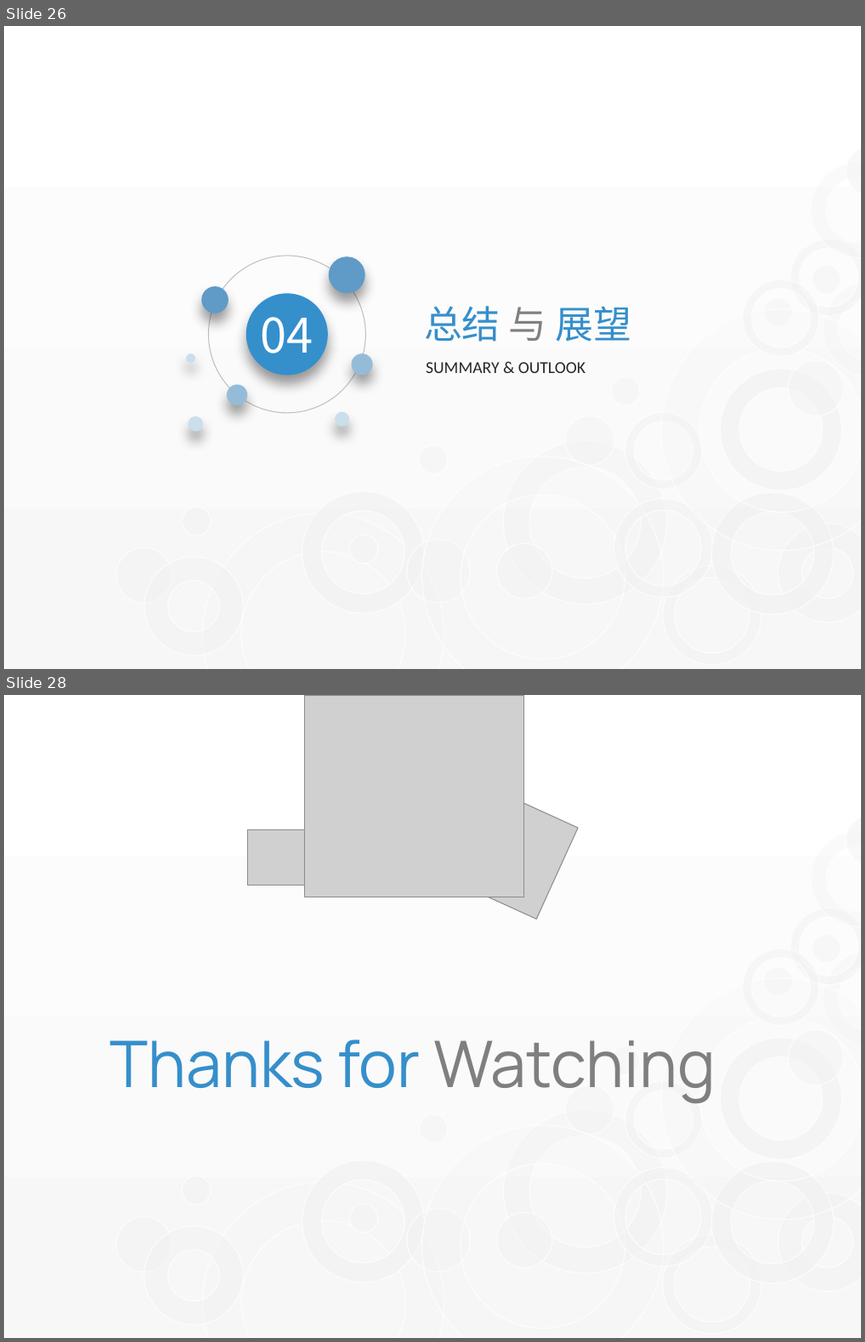
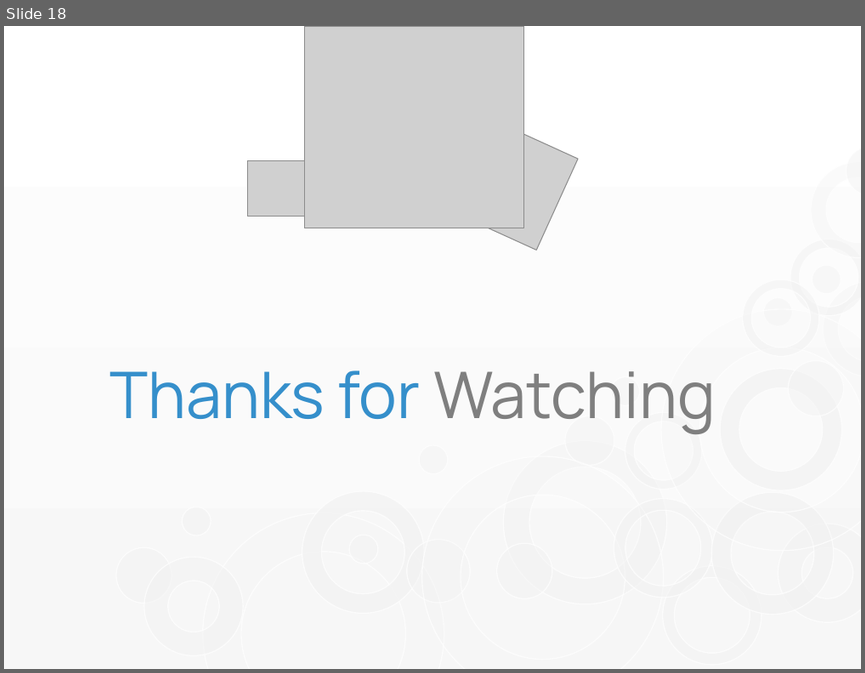
Before and after one commit to watermoonlx/code-review-unit-test, a slide deck: Code Review & Unit Test.pptx. Shown one above the other, each under a label of ours: slides 26 and 28 before the commit, slide 18 after it; the slides between them are not shown. The pictures are 865x1342 and 865x673 pixels, drawn with LibreOffice and Linux fonts; fonts in the diff are those of the drawing; grey boxes stand for pictures. Boxes give left, top, right and bottom in pixels: in the first picture for what was removed or moved away, otherwise in the second. Text is boxed around its words. In the diff, an @@ line names an element or a change of style, - is before the commit and + after.

```diff
--- a/Code Review & Unit Test.pptx
+++ b/Code Review & Unit Test.pptx
@@ slide 26 removed at [4, 26, 861, 669], background gradient #FFFFFF to #F7F7F7; not listed: 28 template elements that a slide beside it also shows @@
@@ ellipse removed at [209, 256, 365, 413] @@
@@ ellipse removed at [329, 256, 365, 293] @@
@@ ellipse removed at [201, 286, 228, 313] @@
@@ ellipse removed at [245, 293, 327, 374] @@
@@ text removed at [424, 306, 632, 341] @@
-总结 与 展望
@@ text removed at [261, 317, 313, 353] @@
-04
@@ ellipse removed at [186, 353, 195, 363] @@
@@ ellipse removed at [351, 353, 372, 374] @@
@@ text removed at [426, 362, 585, 373] @@
-SUMMARY & OUTLOOK
@@ ellipse removed at [227, 384, 247, 405] @@
@@ ellipse removed at [188, 416, 204, 431] @@
@@ ellipse removed at [335, 412, 349, 426] @@
@@ what was slide 28 is now slide 18 @@
```
Also in this commit, not shown: 3 slides changed, 12 slides added, 21 other slides removed, 7 other files.
